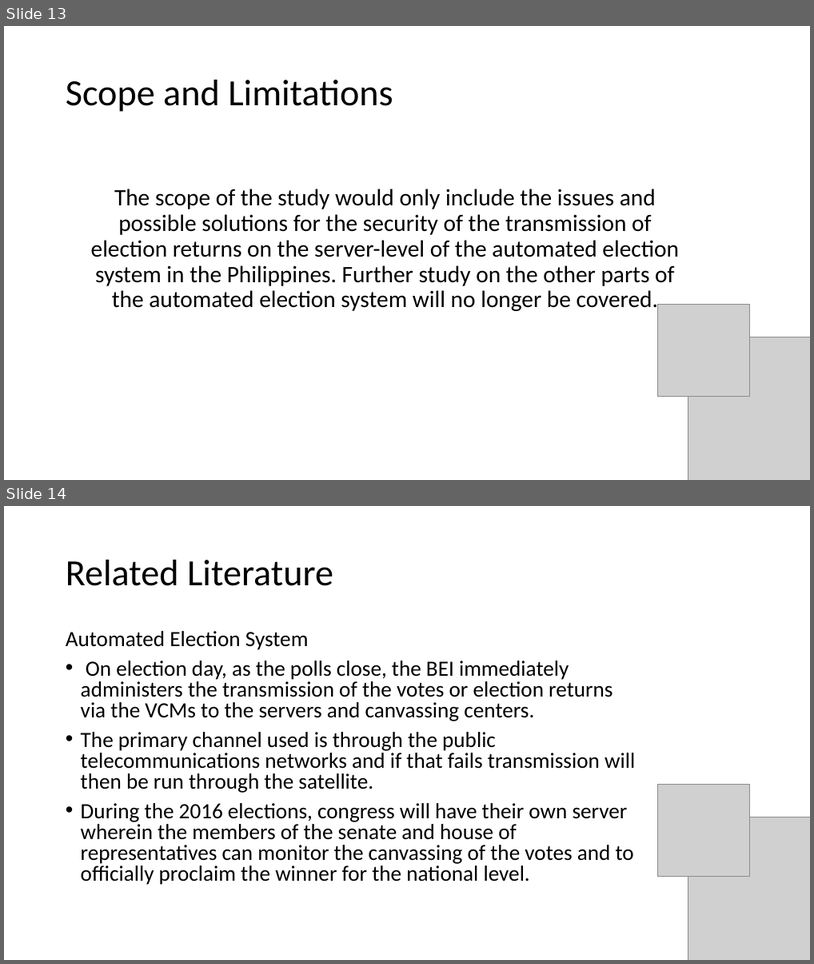
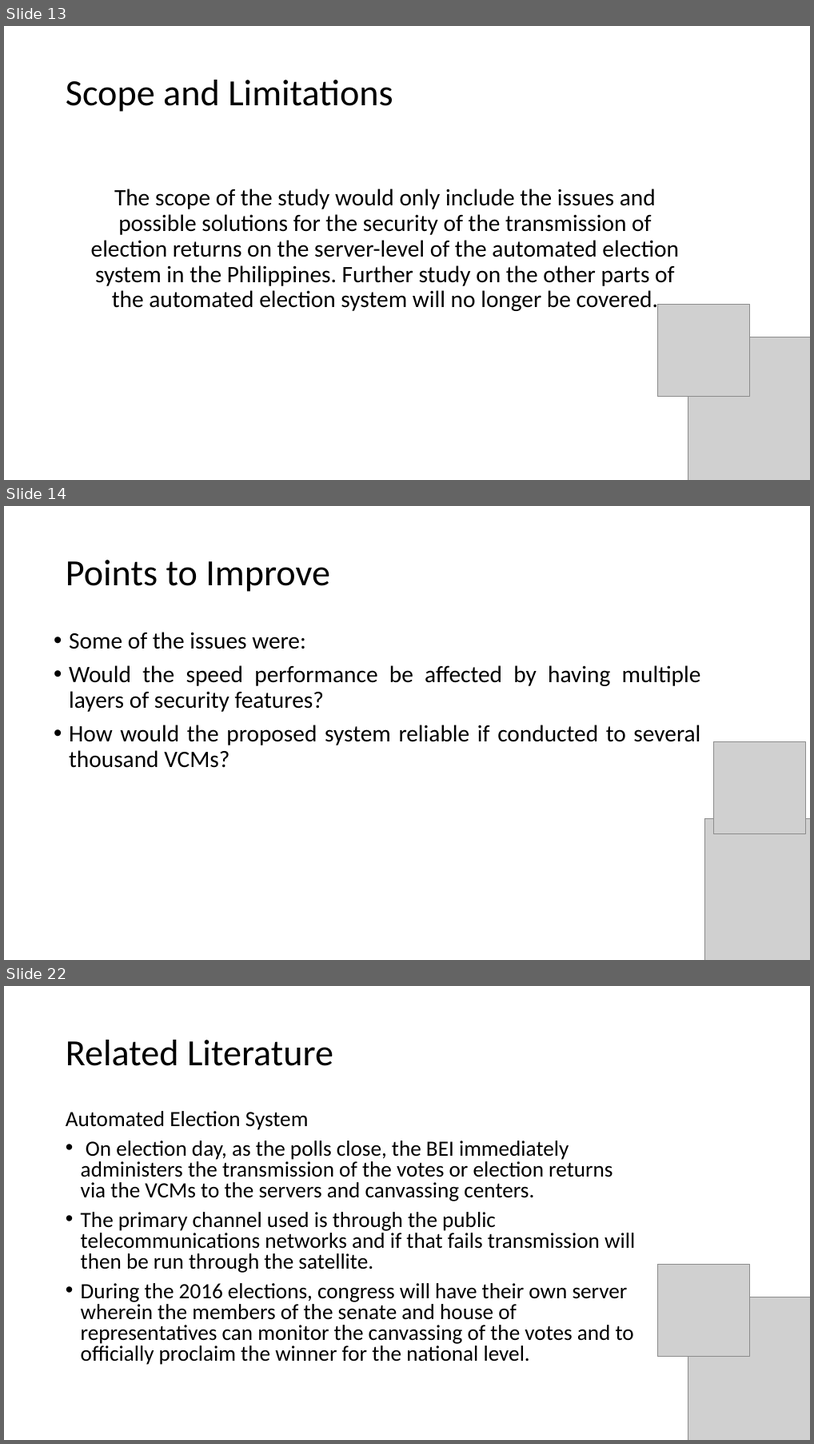
Before and after one commit to seans888/Project---Automate-Election, a slide deck: Documentation/Research Paper/AES ppt presentation.pptx. Shown one above the other, each under a label of ours: slides 13 and 14 before the commit, slides 13, 14 and 22 after it; the slides between them are not shown. The pictures are 814x964 and 814x1444 pixels, drawn with LibreOffice and Linux fonts; fonts in the diff are those of the drawing; grey boxes stand for pictures. Boxes give left, top, right and bottom in pixels: in the first picture for what was removed or moved away, otherwise in the second. Text is boxed around its words. In the diff, an @@ line names an element or a change of style, - is before the commit and + after.

```diff
--- a/Documentation/Research Paper/AES ppt presentation.pptx
+++ b/Documentation/Research Paper/AES ppt presentation.pptx
@@ slide 14 added at bbox=[4, 506, 810, 960], background #FFFFFF @@
@@ title added at bbox=[66, 560, 330, 592], 44 pt, text #000000 @@
+Points to Improve
@@ text added at bbox=[69, 632, 702, 768], 28 pt, text #000000 @@
+• Some of the issues were:
+• Would the speed performance be affected by having multiple layers of security features?
+• How would the proposed system reliable if conducted to several thousand VCMs?
@@ picture added at bbox=[714, 742, 806, 834] @@
@@ picture added at bbox=[705, 819, 810, 960] @@
@@ what was slide 14 is now slide 22 @@
```
Also in this commit, not shown: 2 slides changed, 7 other slides added.
